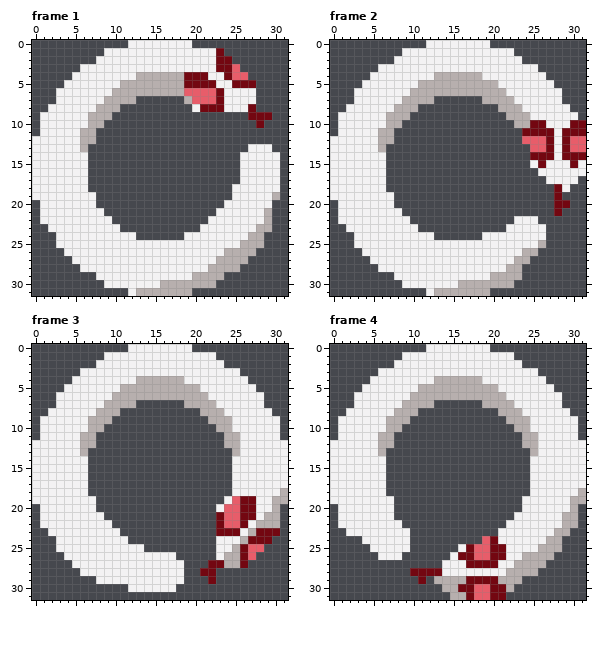
Pixel-art file, stored at cursors/iguro_obanai_set/source_files/loading_iguro.aseprite. The picture above is the old version.
32x32 pixels, 8 frames. Shown: frame 1, frame 2, frame 3, frame 4. The commit also changed other frames, which this record leaves out.
And afterwards:
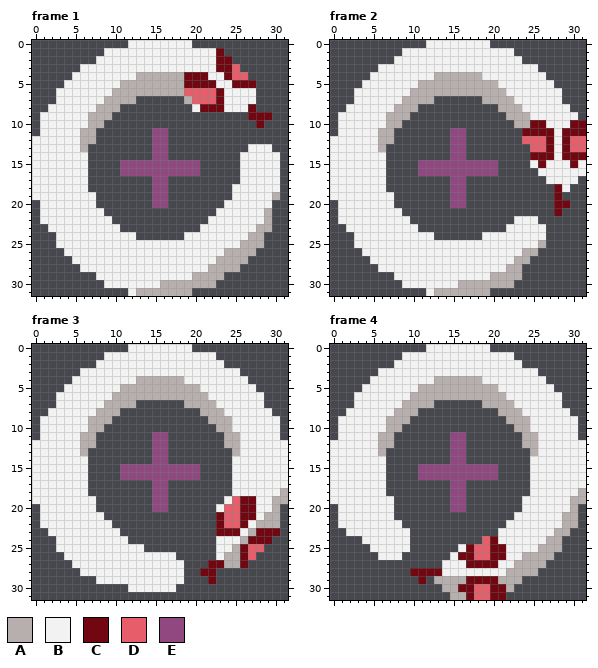
Palette (. is transparent): A #b7afae  B #f3f2f3  C #730711  D #e75d6a  E #914880
Message: Finish loading cursor Iguro
Change:
layer "Crosshair" added
Frame 1, layer "Crosshair":
y 11..14: x 15..16 .. -> EE
y 15..16: x 11..20 .......... -> EEEEEEEEEE
y 17..20: x 15..16 .. -> EE
Frame 2, layer "Crosshair": the same change as frame 1
Frame 3, layer "Crosshair": the same change as frame 1
Frame 4, layer "Crosshair": the same change as frame 1
